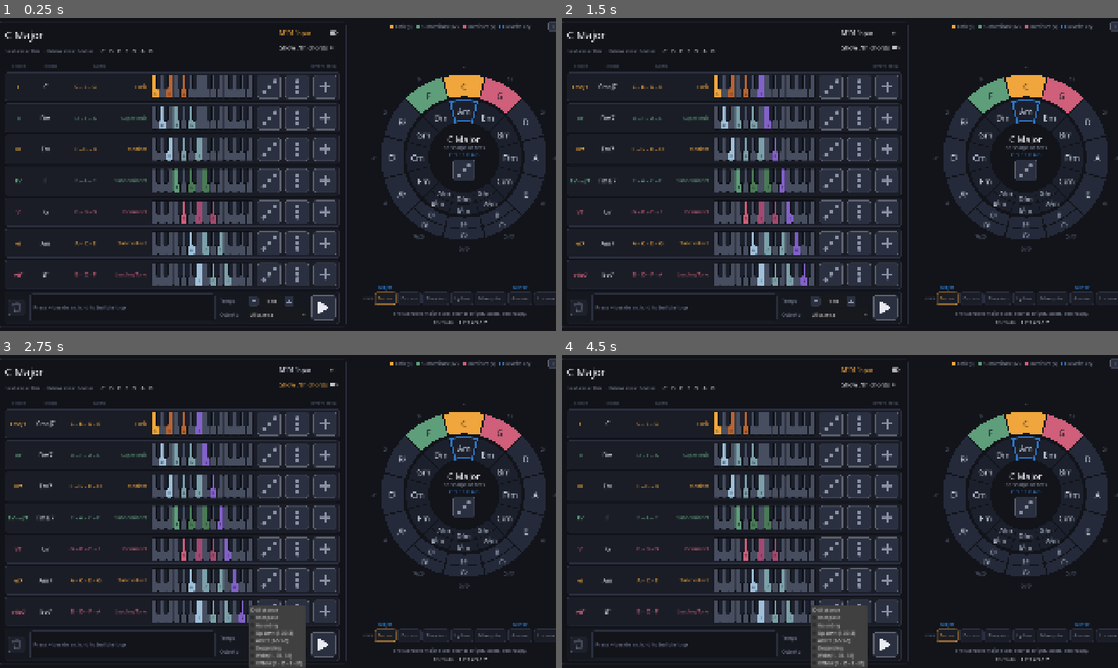
Above: before the commit, frames 1-4 (two rows, left to right).
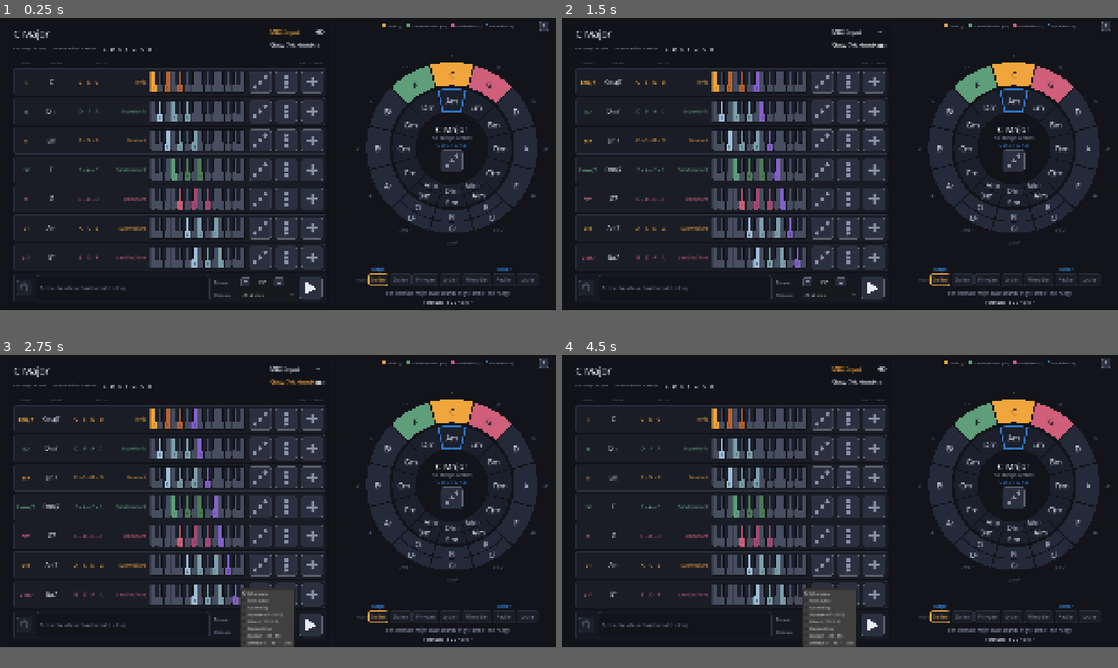
Above: after the commit, the same moments.

Repository: Square-Atom/mic
Game: Godot game, scene res://scenes/main.tscn
Two runs of this game, one before a commit and one after it. Both use one fixed random seed, a clock stepped at 60 frames per second and the inputs below.
Inputs:
- Up to frame 1 (0.25 s): no input
- Up to frame 2 (1.5 s): click "MIDI Input" at 0.5 s; click "Show 7th chords" at 1.25 s
- Up to frame 3 (2.75 s): click "All at once" at 2 s
- Up to frame 4 (4.5 s): click "MIDI Input" at 2.75 s; click "Show 7th chords" at 3.5 s; click "All at once" at 4.25 s
In our replay, the window is 800x450 before the commit and 800x420 after it. These sizes can differ from the game's own. Grey fills any space a smaller window leaves; there, only what the larger window draws over its background counts as a difference.

The runs differ from the first frame. In frame 1, 26% of the frame differs, in the area x 0-100%, y 1-99%; in frame 2, 27%; in frame 3, 28%, in the area x 0-100%, y 1-100%; in frame 4, 27%.

Commit message:
Take the editor's re-save of the scene, theme and project file
All three were left modified in the working tree by the editor and by hand,
and none of it is behaviour.

main.tscn and mic_theme.tres are pure normalisation: uid references added to
every ext_resource, unique_id added to each node, sub-resources reordered, and
thickness dropped from the separator style because 1 is already its default.
This is the format chord_panel.tscn was already saved in, so the two now agree.

project.godot has the ChordLoop autoload moved to the end of the list, which
the editor does when project settings are opened. Order does not matter here -
ChordLoop's _ready touches no other autoload.

The viewport height also goes from 1080 to 1030. It changes nothing: window
mode 2 maximises over the size, and MainLayout overwrites content_scale_size
at runtime, so LANDSCAPE_BASE is what the interface is actually scaled
against. Committed as found rather than reverted unasked.

Co-Authored-By: Claude Opus 5 <noreply@anthropic.com>

Diff:
--- a/project.godot
+++ b/project.godot
@@ -18,14 +18,14 @@
 [autoload]
 
 AppState="*res://scripts/app_state.gd"
-ChordLoop="*res://scripts/loop/chord_loop.gd"
 ChordPlayer="*res://scripts/audio/chord_player.gd"
 MidiInput="*res://scripts/audio/midi_input.gd"
+ChordLoop="*res://scripts/loop/chord_loop.gd"
 
 [display]
 
 window/size/viewport_width=1920
-window/size/viewport_height=1080
+window/size/viewport_height=1008
 window/size/mode=2
 window/stretch/mode="canvas_items"
 window/stretch/aspect="expand"
--- a/scenes/main.tscn
+++ b/scenes/main.tscn
@@ -1,15 +1,15 @@
-[gd_scene load_steps=9 format=3]
+[gd_scene format=3 uid="uid://cw3vat7aerb4w"]
 
-[ext_resource type="PackedScene" path="res://scenes/chord_panel.tscn" id="1_panel"]
+[ext_resource type="PackedScene" uid="uid://dqfeqxoq4aiaj" path="res://scenes/chord_panel.tscn" id="1_panel"]
 [ext_resource type="PackedScene" path="res://scenes/circle_of_fifths.tscn" id="2_circle"]
-[ext_resource type="Script" path="res://scripts/ui/legend.gd" id="3_legend"]
-[ext_resource type="Script" path="res://scripts/ui/mode_bar.gd" id="4_mode"]
-[ext_resource type="Script" path="res://scripts/ui/mode_description.gd" id="5_modedesc"]
-[ext_resource type="Script" path="res://scripts/ui/main_layout.gd" id="6_layout"]
-[ext_resource type="Script" path="res://scripts/ui/icon_button.gd" id="7_icon"]
-[ext_resource type="Script" path="res://scripts/ui/info_overlay.gd" id="8_info"]
+[ext_resource type="Script" uid="uid://b03m0hritj8mf" path="res://scripts/ui/legend.gd" id="3_legend"]
+[ext_resource type="Script" uid="uid://dqiba80et5xfc" path="res://scripts/ui/mode_bar.gd" id="4_mode"]
+[ext_resource type="Script" uid="uid://xi402x1cwhfu" path="res://scripts/ui/mode_description.gd" id="5_modedesc"]
+[ext_resource type="Script" uid="uid://qyts80upicnu" path="res://scripts/ui/main_layout.gd" id="6_layout"]
+[ext_resource type="Script" uid="uid://diujisf3unnvy" path="res://scripts/ui/icon_button.gd" id="7_icon"]
+[ext_resource type="Script" uid="uid://bil67p3k58ubl" path="res://scripts/ui/info_overlay.gd" id="8_info"]
 
-[node name="Main" type="Control"]
+[node name="Main" type="Control" unique_id=1131481861]
 layout_mode = 3
 anchors_preset = 15
 anchor_right = 1.0
@@ -18,7 +18,7 @@
 grow_vertical = 2
 script = ExtResource("6_layout")
 
-[node name="Background" type="ColorRect" parent="."]
+[node name="Background" type="ColorRect" parent="." unique_id=1945469339]
 layout_mode = 1
 anchors_preset = 15
 anchor_right = 1.0
@@ -27,7 +27,7 @@
 grow_vertical = 2
 color = Color(0.070588, 0.078431, 0.101961, 1)
 
-[node name="Margin" type="MarginContainer" parent="."]
+[node name="Margin" type="MarginContainer" parent="." unique_id=1634774706]
 unique_name_in_owner = true
 layout_mode = 1
 anchors_preset = 15
@@ -40,70 +40,71 @@
 theme_override_constants/margin_right = 28
 theme_override_constants/margin_bottom = 14
 
-[node name="Layout" type="BoxContainer" parent="Margin"]
+[node name="Layout" type="BoxContainer" parent="Margin" unique_id=627374315]
 unique_name_in_owner = true
 layout_mode = 2
 theme_override_constants/separation = 28
 
-[node name="ChordPanel" parent="Margin/Layout" instance=ExtResource("1_panel")]
+[node name="ChordPanel" parent="Margin/Layout" unique_id=1844861037 instance=ExtResource("1_panel")]
 unique_name_in_owner = true
 layout_mode = 2
 size_flags_horizontal = 3
 size_flags_stretch_ratio = 1.2
 
-[node name="Divider" type="ColorRect" parent="Margin/Layout"]
+[node name="Divider" type="ColorRect" parent="Margin/Layout" unique_id=713896480]
 unique_name_in_owner = true
 custom_minimum_size = Vector2(1, 0)
 layout_mode = 2
 size_flags_vertical = 3
 mouse_filter = 2
 
-[node name="RightPane" type="VBoxContainer" parent="Margin/Layout"]
+[node name="RightPane" type="VBoxContainer" parent="Margin/Layout" unique_id=784241573]
 unique_name_in_owner = true
 layout_mode = 2
 size_flags_horizontal = 3
 theme_override_constants/separation = 14
 
-[node name="CircleTop" type="HBoxContainer" parent="Margin/Layout/RightPane"]
+[node name="CircleTop" type="HBoxContainer" parent="Margin/Layout/RightPane" unique_id=292570589]
 layout_mode = 2
 
-[node name="LegendSpacer" type="Control" parent="Margin/Layout/RightPane/CircleTop"]
+[node name="LegendSpacer" type="Control" parent="Margin/Layout/RightPane/CircleTop" unique_id=1811259237]
 custom_minimum_size = Vector2(34, 0)
 layout_mode = 2
 mouse_filter = 2
 
-[node name="CircleLegend" type="HBoxContainer" parent="Margin/Layout/RightPane/CircleTop"]
+[node name="CircleLegend" type="HBoxContainer" parent="Margin/Layout/RightPane/CircleTop" unique_id=679735454]
 layout_mode = 2
 size_flags_horizontal = 3
 alignment = 1
 script = ExtResource("3_legend")
 
-[node name="InfoButton" type="Control" parent="Margin/Layout/RightPane/CircleTop"]
+[node name="InfoButton" type="Control" parent="Margin/Layout/RightPane/CircleTop" unique_id=1667456287]
 unique_name_in_owner = true
 custom_minimum_size = Vector2(34, 34)
 layout_mode = 2
 size_flags_vertical = 4
 tooltip_text = "About this app"
+mouse_default_cursor_shape = 2
 script = ExtResource("7_icon")
 glyph = 6
 
-[node name="CirclePane" type="AspectRatioContainer" parent="Margin/Layout/RightPane"]
+[node name="CirclePane" type="AspectRatioContainer" parent="Margin/Layout/RightPane" unique_id=1060740668]
 unique_name_in_owner = true
 layout_mode = 2
 size_flags_vertical = 3
 
-[node name="CircleOfFifths" parent="Margin/Layout/RightPane/CirclePane" instance=ExtResource("2_circle")]
+[node name="CircleOfFifths" parent="Margin/Layout/RightPane/CirclePane" unique_id=1252034683 instance=ExtResource("2_circle")]
 layout_mode = 2
 
-[node name="ModeBar" type="HBoxContainer" parent="Margin/Layout/RightPane"]
+[node name="ModeBar" type="HBoxContainer" parent="Margin/Layout/RightPane" unique_id=1856491655]
 layout_mode = 2
 script = ExtResource("4_mode")
 
-[node name="ModeDescription" type="VBoxContainer" parent="Margin/Layout/RightPane"]
+[node name="ModeDescription" type="VBoxContainer" parent="Margin/Layout/RightPane" unique_id=251801363]
 layout_mode = 2
 script = ExtResource("5_modedesc")
 
-[node name="InfoOverlay" type="Control" parent="."]
+[node name="InfoOverlay" type="Control" parent="." unique_id=426171353]
 unique_name_in_owner = true
 visible = false
 layout_mode = 1
--- a/themes/mic_theme.tres
+++ b/themes/mic_theme.tres
@@ -1,19 +1,18 @@
-[gd_resource type="Theme" load_steps=6 format=3]
+[gd_resource type="Theme" format=3 uid="uid://cmqw6gy72wu1"]
 
-[ext_resource type="FontFile" path="res://themes/NotoSans-Regular.ttf" id="1_sans"]
-[ext_resource type="FontFile" path="res://themes/NotoMusic-Regular.ttf" id="2_music"]
+[ext_resource type="FontFile" uid="uid://dli2lhho08xkw" path="res://themes/NotoSans-Regular.ttf" id="1_sans"]
+[ext_resource type="FontFile" uid="uid://cws5rnskql5r0" path="res://themes/NotoMusic-Regular.ttf" id="2_music"]
+
+[sub_resource type="StyleBoxLine" id="StyleBoxLine_separator"]
+color = Color(0.168627, 0.188235, 0.25098, 1)
 
 [sub_resource type="FontVariation" id="FontVariation_music"]
 base_font = ExtResource("2_music")
 baseline_offset = -0.12
 
 [sub_resource type="FontVariation" id="FontVariation_main"]
+fallbacks = Array[Font]([SubResource("FontVariation_music")])
 base_font = ExtResource("1_sans")
-fallbacks = Array[Font]([SubResource("FontVariation_music")])
-
-[sub_resource type="StyleBoxLine" id="StyleBoxLine_separator"]
-color = Color(0.168627, 0.188235, 0.25098, 1)
-thickness = 1
 
 [resource]
 default_font = SubResource("FontVariation_main")
